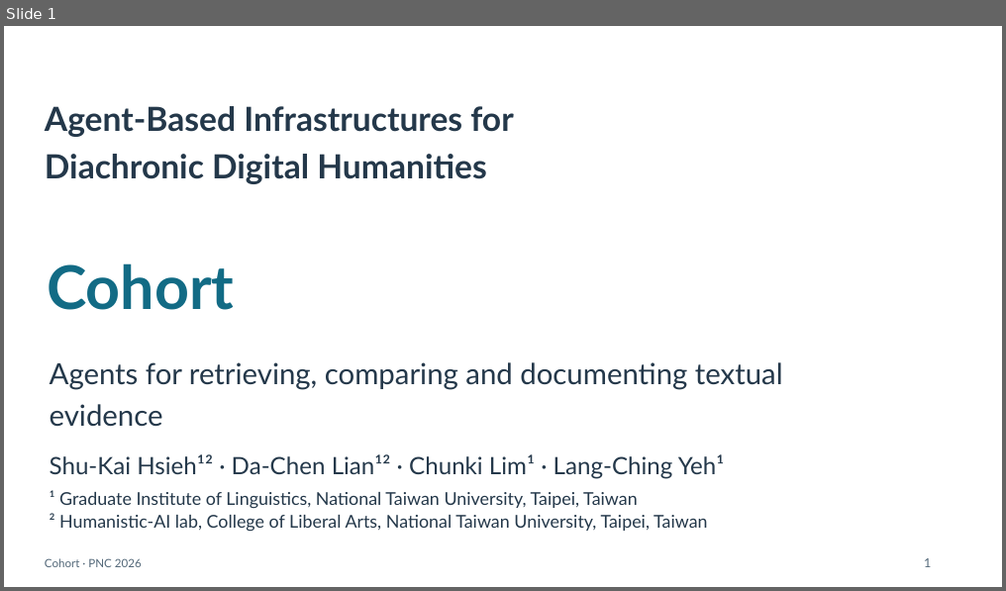
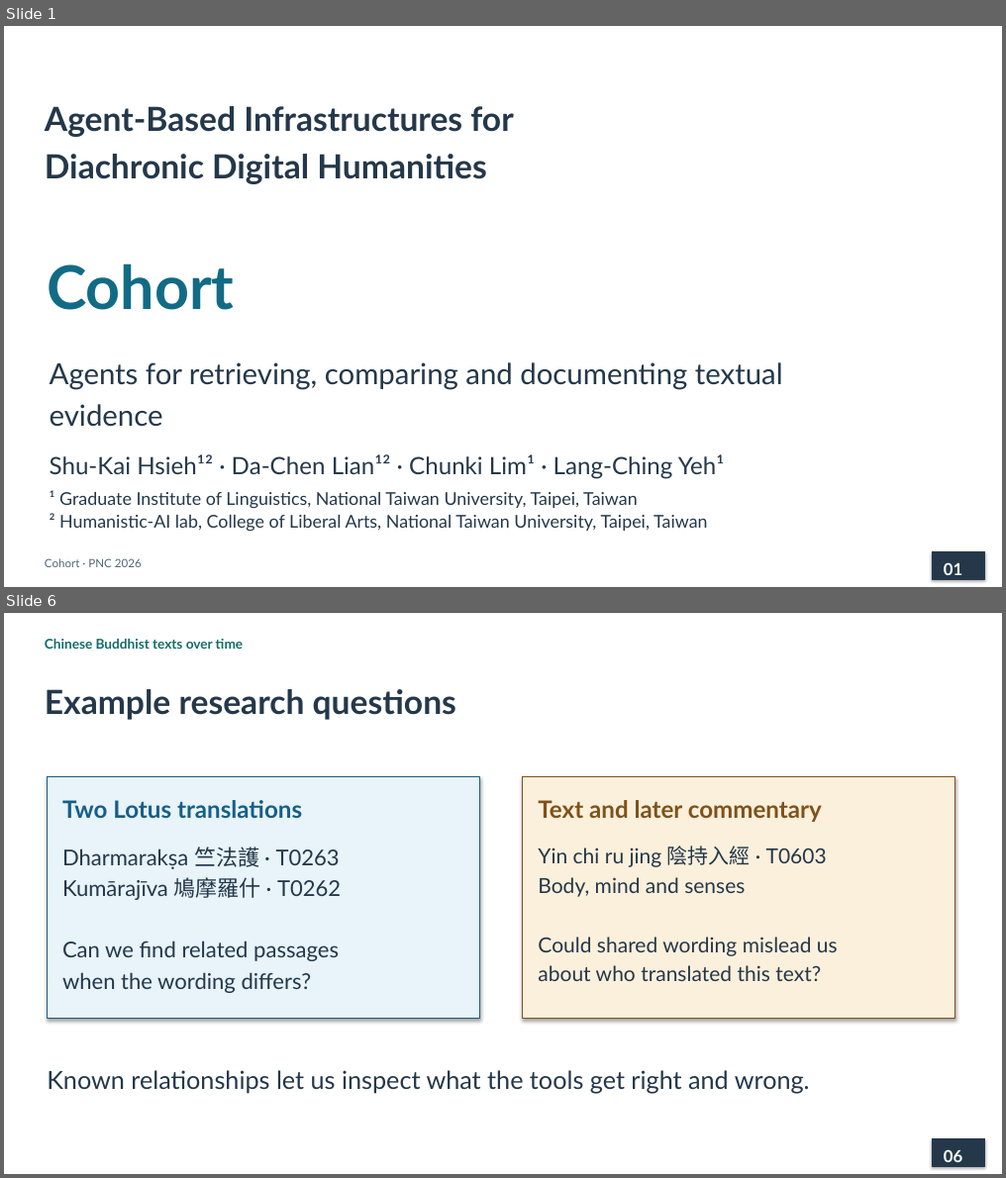
Before and after one commit to lopentu/cohort, a slide deck: docs/presentation/cohort-pnc-2026.pptx. Shown one above the other, each under a label of ours: slide 1 before the commit, slides 1 and 6 after it; the slides between them are not shown. The pictures are 1006x591 and 1006x1178 pixels, drawn with LibreOffice and Linux fonts; fonts in the diff are those of the drawing. Boxes give left, top, right and bottom in pixels: in the first picture for what was removed or moved away, otherwise in the second. Text is boxed around its words. In the diff, an @@ line names an element or a change of style, - is before the commit and + after.

```diff
--- a/docs/presentation/cohort-pnc-2026.pptx
+++ b/docs/presentation/cohort-pnc-2026.pptx
@@ slide 6 added at <box>4,613,1002,1174</box>, background #FFFFFF @@
@@ text added at <box>45,639,243,649</box>, 13 pt, text #146C68, bold @@
+Chinese Buddhist texts over time
@@ text added at <box>45,689,456,720</box>, 32 pt, text #24384A, bold @@
+Example research questions
@@ rectangle added at <box>47,777,479,1019</box>, fill #E8F3FA, outline #155F88 1 pt @@
@@ rectangle added at <box>523,777,955,1019</box>, fill #FBF0DC, outline #80511B 1 pt @@
@@ text added at <box>62,800,302,818</box>, 23 pt, text #155F88, bold @@
+Two Lotus translations
@@ text added at <box>538,800,822,822</box>, 23 pt, text #80511B, bold @@
+Text and later commentary
@@ text added at <box>62,847,341,993</box>, 21 pt, text #24384A @@
+Dharmarakṣa 竺法護 · T0263
+Kumārajīva 鳩摩羅什 · T0262
+Can we find related passages
+when the wording differs?
@@ text added at <box>538,846,838,981</box>, 20 pt, text #24384A @@
+Yin chi ru jing 陰持入經 · T0603
+Body, mind and senses
+Could shared wording mislead us
+about who translated this text?
@@ text added at <box>47,1070,810,1094</box>, 24 pt, text #24384A @@
+Known relationships let us inspect what the tools get right and wrong.
@@ rectangle added at <box>933,1140,985,1166</box>, fill #24384A, outline #24384A 1 pt @@
@@ text added at <box>944,1150,962,1162</box>, 16 pt, text #FFFFFF, bold @@
+06
@@ slide 1 changed as well @@
@@ text removed at <box>924,559,931,568</box> @@
-1
@@ rectangle added at <box>933,553,985,579</box>, fill #24384A, outline #24384A 1 pt @@
@@ text added at <box>944,563,962,575</box>, 16 pt, text #FFFFFF, bold @@
+01
```
Also in this commit, not shown: 18 other slides added, 34 slides removed, 6 other files.
